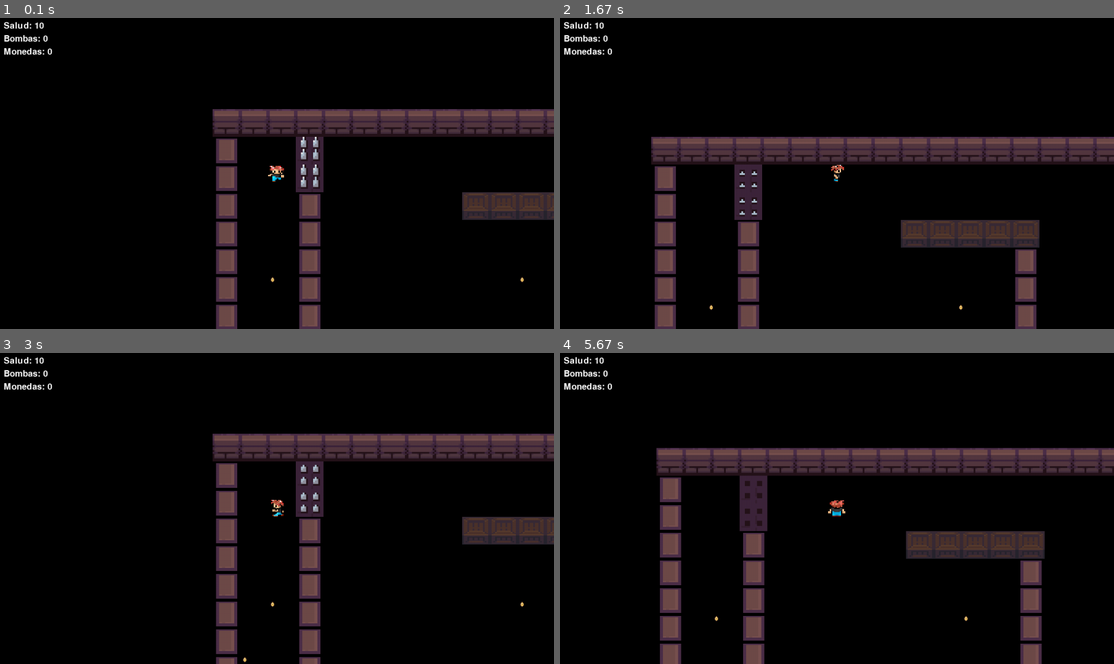
Above: before the commit, frames 1-4 (two rows, left to right).
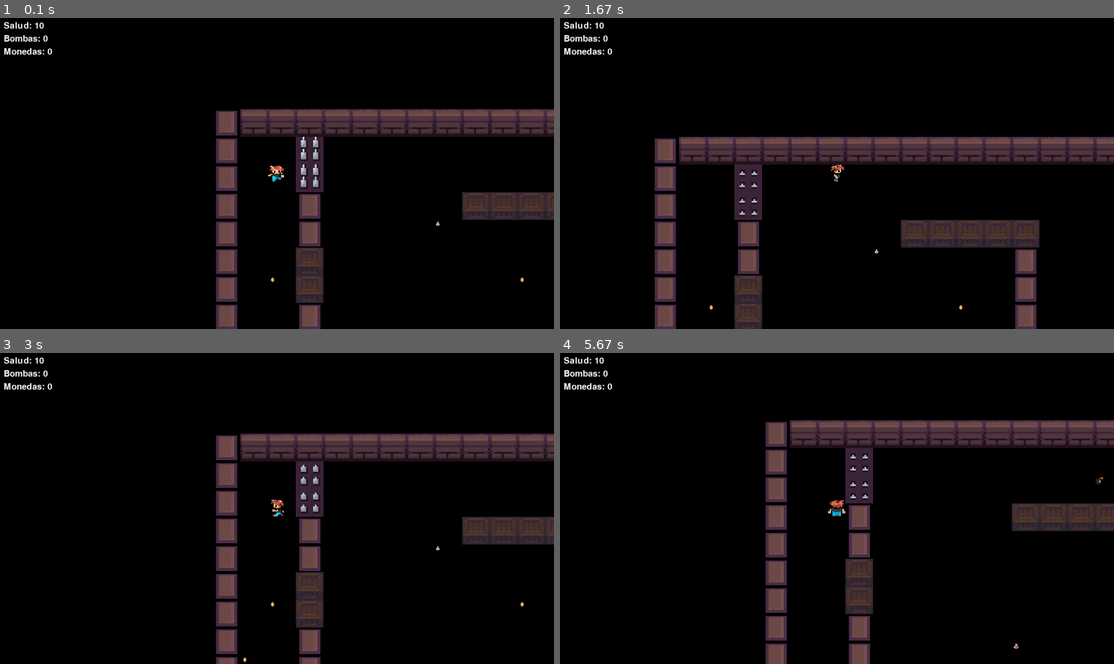
Above: after the commit, the same moments.

Repository: PedroFranchEchaniz/pygame
Game: pygame game, started from game.py
Two runs of this game, one before a commit and one after it. Both use one fixed random seed, a clock stepped at 60 frames per second and the inputs below.
Inputs:
- Up to frame 1 (0.1 s): no input
- Up to frame 2 (1.67 s): hold Right 0.33-0.8 s; hold Up 0.83-1.13 s; hold Right 1.17-1.63 s
- Up to frame 3 (3 s): hold Left 1.67-2.2 s; hold Down 2.23-2.53 s; hold Left 2.57-2.97 s
- Up to frame 4 (5.67 s): hold Up 3-3.37 s; hold Right 3.4-4.03 s; hold Down 4.07-4.43 s; hold Left 4.47-4.93 s; hold Right 4.97-5.43 s; hold Up from 5.47 s (still down)

The runs differ from the first frame. In frame 1, 1.1% of the frame differs, in the area x 38-80%, y 29-92%; in frame 2, 1.1%; in frame 3, 1.1%; in frame 4, 27%, in the area x 17-100%, y 21-100%.

Commit message:
herencia

Diff:
--- a/level.py
+++ b/level.py
@@ -29,22 +29,15 @@
         self.place_objects()
         self.player_won = False
 
-
-
-
-
     def draw_ui(self):
         font = pygame.font.Font(None, 30)  # Crea una fuente
 
-        # Dibujar la salud
         health_text = font.render(f"Salud: {self.player.health}", True, (255, 255, 255))
         self.display_surface.blit(health_text, (10, 10))
 
-        # Dibujar las bombas
         bombs_text = font.render(f"Bombas: {self.player.bombs}", True, (255, 255, 255))
         self.display_surface.blit(bombs_text, (10, 40))
 
-        # Dibujar las monedas
         coins_text = font.render(f"Monedas: {self.player.coins}", True, (255, 255, 255))
         self.display_surface.blit(coins_text, (10, 70))
 
@@ -92,8 +85,12 @@
         for obj_type, count in self.object_counts.items():
             for _ in range(count):
                 if self.free_spaces:
+                    # Elige una posición aleatoria de los espacios libres disponibles
                     pos = random.choice(self.free_spaces)
+                    # Remueve la posición elegida de la lista de espacios libres para evitar colocar otro objeto allí
                     self.free_spaces.remove(pos)
+
+                    # Crea los objetos en la posición elegida
                     if obj_type == 'o':
                         Potion(pos, [self.visible_sprites, self.collectible_sprites])
                     elif obj_type == 'd':
@@ -103,6 +100,7 @@
                              self.obstacles_sprites, self.collectible_sprites)
                     elif obj_type == 't':
                         Suit(pos, [self.visible_sprites, self.collectible_sprites])
+                    # Asegúrate de que estas posiciones estén efectivamente dentro de los límites establecidos por las paredes 'x' e 'y'
 
     def restart_level(self):
         self.visible_sprites.empty()
@@ -127,6 +125,9 @@
     def check_win(self):
         if self.player.coins == self.total_coins:
             self.player_won = True
+            pygame.time.wait(2000)
+            self.display_victory_message()
+            self.restart_level()
 
     def display_victory_message(self):
         font = pygame.font.Font(None, 50)
--- a/map/map.txt
+++ b/map/map.txt
@@ -1,12 +1,11 @@
-o=2, d=5, b=2, t=1
-
-xxxxxxxxxxxxxxxxxxxx
+o=2, d=5, b=4, t=2
+yxxxxxxxxxxxxxxxxxxy
 y  k               y
 y pk               y
 y  y     zzzzz     y
 y  y         y     y
-y  y         y     y
-y  y         y     y
+y  z         y     z
+y  z         y     z
 y  y         y     y
 y  y         y     y
 y  y         y     y
@@ -19,4 +18,4 @@
 y      wwwww       y
 y                  y
 y                  y
-xxxxxxxxxxxxxxxxxxxx
+yxxxxxxxxxxxxxxxxxxy
--- a/setings.py
+++ b/setings.py
@@ -7,28 +7,3 @@
 
 with open('map/map.txt', 'r') as file:
     WORLD_MAP2 = [list(line.strip()) for line in file]
-
-
-
-WORLD_MAP = [
-['x','x','x','x','x','x','x','x','x','x','x','x','x','x','x','x','x','x','x','x'],
-['y',' ',' ',' ',' ',' ',' ',' ',' ',' ',' ',' ',' ',' ',' ',' ',' ',' ',' ','y'],
-['y',' ','p',' ',' ',' ',' ',' ',' ',' ',' ',' ',' ',' ',' ',' ',' ',' ',' ','y'],
-['y',' ',' ','x',' ',' ',' ',' ',' ','x','x','x','x','x',' ',' ',' ',' ',' ','y'],
-['y',' ',' ','x',' ',' ',' ',' ',' ',' ',' ',' ',' ','x',' ',' ',' ',' ',' ','y'],
-['y',' ',' ','x',' ',' ',' ',' ',' ',' ',' ',' ',' ','x',' ',' ',' ',' ',' ','y'],
-['y',' ',' ','x',' ',' ',' ',' ',' ',' ',' ',' ',' ','x',' ',' ',' ',' ',' ','y'],
-['y',' ',' ','x',' ',' ',' ',' ',' ',' ',' ',' ',' ','x',' ',' ',' ',' ',' ','y'],
-['y',' ',' ','x',' ',' ',' ',' ',' ',' ',' ',' ',' ','x',' ',' ',' ',' ',' ','y'],
-['y',' ',' ','x',' ',' ',' ',' ',' ',' ',' ',' ',' ','x',' ',' ',' ',' ',' ','y'],
-['y',' ',' ','x',' ',' ',' ',' ',' ',' ',' ',' ',' ','x',' ',' ',' ',' ',' ','y'],
-['y',' ',' ','x',' ',' ',' ',' ',' ',' ',' ',' ',' ','x','x','x',' ',' ',' ','y'],
-['y',' ',' ',' ',' ',' ',' ','x',' ','x',' ',' ',' ',' ',' ',' ',' ',' ',' ','y'],
-['y',' ',' ',' ',' ',' ','x','x','x','x','x',' ',' ',' ',' ',' ',' ',' ',' ','y'],
-['y',' ',' ',' ',' ',' ',' ','x','x','x',' ',' ',' ',' ',' ',' ',' ',' ',' ','y'],
-['y',' ',' ',' ',' ',' ',' ',' ','x',' ',' ',' ',' ',' ',' ',' ',' ',' ',' ','y'],
-['y',' ',' ',' ',' ',' ',' ',' ',' ',' ',' ',' ',' ',' ',' ',' ',' ',' ',' ','y'],
-['y',' ',' ',' ',' ',' ',' ',' ',' ',' ',' ',' ',' ',' ',' ',' ',' ',' ',' ','y'],
-['y',' ',' ',' ',' ',' ',' ',' ',' ',' ',' ',' ',' ',' ',' ',' ',' ',' ',' ','y'],
-['x','x','x','x','x','x','x','x','x','x','x','x','x','x','x','x','x','x','x','x'],
-]
--- a/trap.py
+++ b/trap.py
@@ -5,15 +5,18 @@
 class Trap(pygame.sprite.Sprite):
     def __init__(self, pos, groups, animation_frames, damage):
         super().__init__(groups)
+        super().__init__(groups)
         self.tile_type = 'trap'
+        # Asegúrate de llamar a load_frames para ajustar el tamaño de los frames
         self.frames = self.load_frames(animation_frames)
         self.current_frame = 0
-        self.image = self.frames[self.current_frame]
+        self.image = self.frames[self.current_frame]  # La imagen inicial ya estará ajustada.
         self.rect = self.image.get_rect(topleft=pos)
         self.damage = damage
         self.last_update = pygame.time.get_ticks()
         self.frame_rate = 500
-        self.animation_direction = 1
+        self.active_frame = len(self.frames) - 1
+        self.is_up = False
 
     def load_frames(self, animation_frames):
         adjusted_frames = [pygame.transform.scale(frame, (TILESIZE, TILESIZE)) for frame in animation_frames]
@@ -23,23 +26,20 @@
         now = pygame.time.get_ticks()
         if now - self.last_update > self.frame_rate:
             self.last_update = now
-            self.current_frame += self.animation_direction
-            if self.current_frame >= len(self.frames):
-                self.current_frame = len(self.frames) - 2
-                self.animation_direction = -1
-            elif self.current_frame < 0:
-                self.current_frame = 1
-                self.animation_direction = 1
-
+            self.current_frame += 1
+            if self.current_frame == self.active_frame:
+                self.is_up = True
+            elif self.current_frame >= len(self.frames):
+                self.current_frame = 0
+                self.is_up = False
             self.image = self.frames[self.current_frame]
 
     def update(self):
         self.animate()
 
     def is_active(self):
-        active_frame = [3]
-        margin_frame = [0, 1, 2]
-        return self.current_frame in active_frame and self.current_frame not in margin_frame
+        # La trampa hace daño solo si los pinchos están completamente arriba
+        return self.is_up
 
     def reset(self):
         self.current_frame = 0
